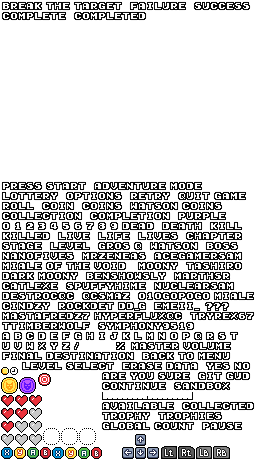
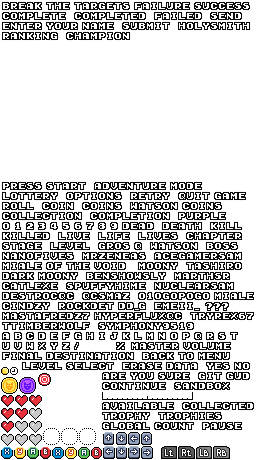
The second 256x460 image is a revision of the first. Changes to its layers:
moved "Layer 21" above "Layer 20", painted on it over left=53, top=432, right=153, bottom=459
painted on "Layer 20" over left=2, top=432, right=159, bottom=459
renamed "BREAK THE TARGET FAILURE SUCCESS COMPLETE COMPLETED" to "BREAK THE TARGETS FAILURE SUCCESS COMPLETE COMPLETED FAILED", painted on it over left=3, top=3, right=249, bottom=39
removed layer "Layer 17" over left=2, top=432, right=159, bottom=459
